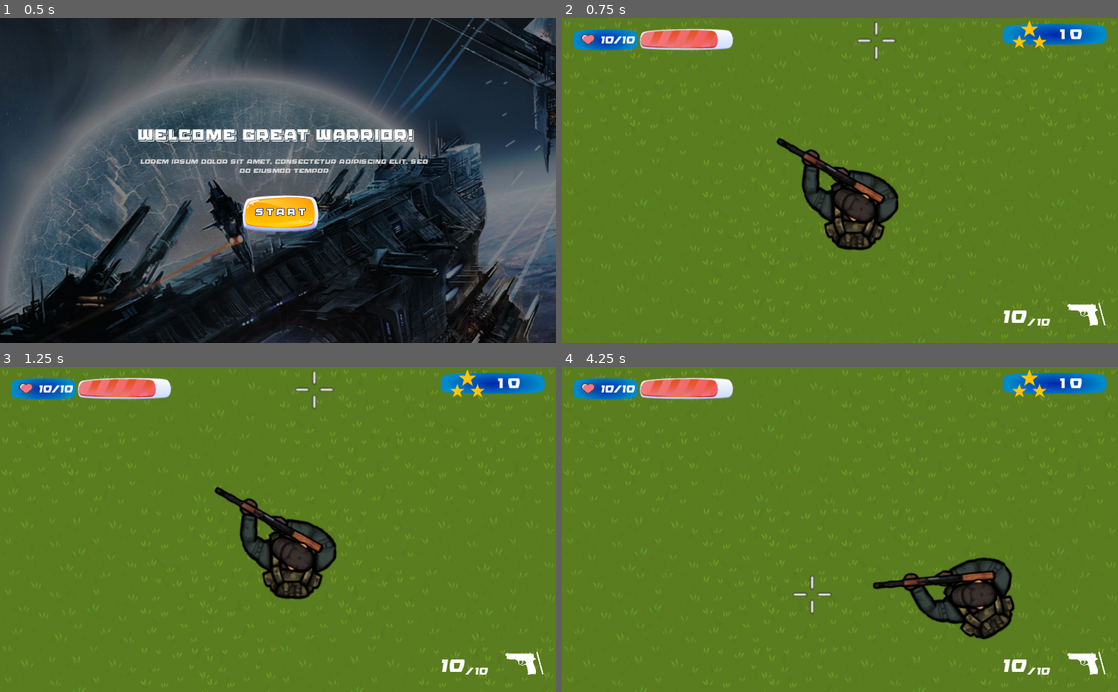
Above: before the commit, frames 1-4 (two rows, left to right).
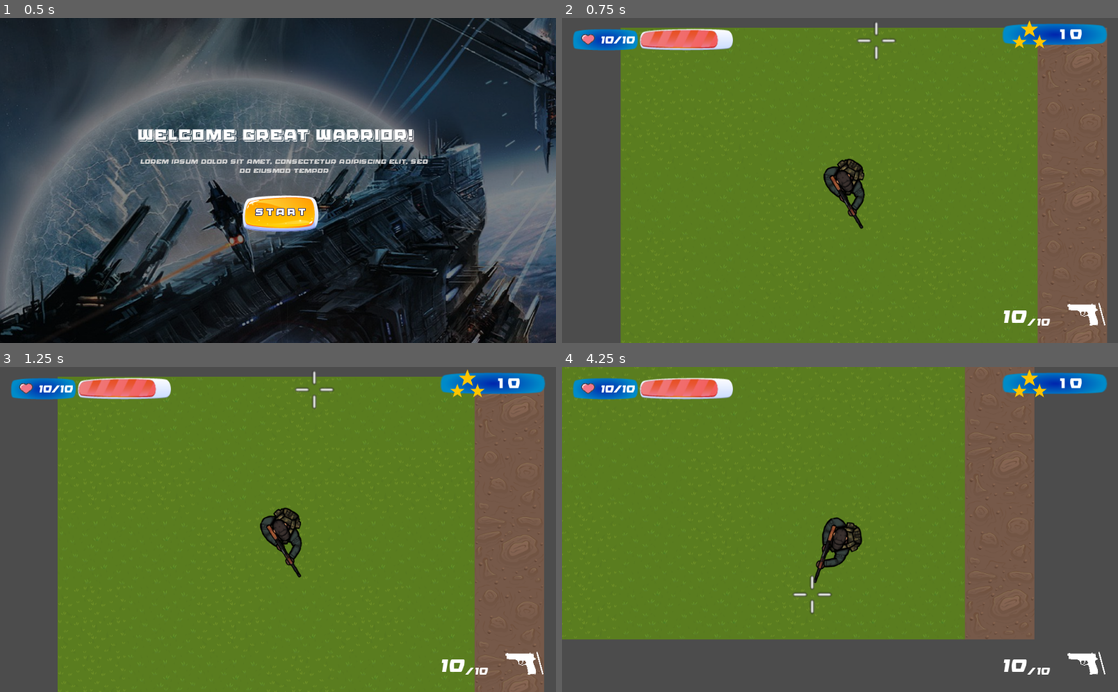
Above: after the commit, the same moments.

Repository: ekarus/godot_training
Game: Godot game, scene res://UI/MainMenu.tscn
Two runs of this game, one before a commit and one after it. Both use one fixed random seed, a clock stepped at 60 frames per second and the inputs below.
Inputs (mouse positions are in pixels of both pictures, inside the frame that each line leads up to):
- Up to frame 1 (0.5 s): no input
- Up to frame 2 (0.75 s): click "START" at 0.5 s
- Up to frame 3 (1.25 s): no input
- Up to frame 4 (4.25 s): tap Enter at 1.25 s; move the mouse to (962, 513) at 1.27 s; press the mouse at (962, 513) at 1.28 s; hold D (player_move_right) 1.28-2.03 s; move the mouse to (728, 545) at 2.02 s; release the mouse at (728, 545) at 2.03 s; hold S (player_move_down) 2.03-2.78 s; tap Mouse wheel up (player_weapon_switch_rifle) at 2.1 s; move the mouse to (895, 458) at 2.77 s; hold D (player_move_right) 2.78-3.53 s; hold Mouse wheel down (player_weapon_switch_shotgun) 2.78-3.53 s; move the mouse to (812, 594) at 3.52 s; hold W (player_move_up) from 3.53 s (still down); click (812, 594) at 3.6 s

Frame 1 is identical in both runs. In frame 2, 30% of the frame differs, in the area x 0-100%, y 0-100%; in frame 3, 30%; in frame 4, 41%.

Commit message:
Small improvments:
- Player Camera is working fine now
- Reload is working on R key

Diff:
--- a/Src/GGP/BaseWeapon.gd
+++ b/Src/GGP/BaseWeapon.gd
@@ -40,6 +40,13 @@
 
 	pass
 
+func _can_reload() -> bool:
+	if currentAmmo < MAG_AMMO:
+		return true
+	else:
+		return false
+	pass
+
 static func random_spread(value: float) -> float:
 	var half_spread := value / 2.0
 	return rand_range(-half_spread, half_spread)
--- a/Src/GGP/Player.gd
+++ b/Src/GGP/Player.gd
@@ -38,6 +38,7 @@
 		desiredDirection.y += 1
 
 	MovementDir = desiredDirection
+	TargetPoint =  get_global_mouse_position()
 
 	if Input.is_action_pressed("player_weapon_switch_rifle"):
 		_switch_weapon(WEAPON_TYPE.WEAPON_RIFLE)
@@ -47,6 +48,9 @@
 
 	if Input.is_action_pressed("player_shoot") && cooldown.is_stopped():
 		(activeWeapon as WeaponBase)._shoot()
+
+	if Input.is_action_pressed("player_weapon_reload") && activeWeapon._can_reload():
+		activeWeapon._reload()
 
 	pass
 
@@ -60,7 +64,3 @@
 	cooldown.wait_time = activeWeapon.DRAW_COOLDOWN
 	cooldown.start()
 	pass
-
-func _input(event):
-	if event is InputEventMouseMotion:
-		TargetPoint = event.position
--- a/actors/Player.tscn
+++ b/actors/Player.tscn
@@ -24,6 +24,7 @@
 [node name="Camera2D" type="Camera2D" parent="."]
 position = Vector2( -10.1229, -14.4175 )
 rotation = 1.5708
+current = true
 zoom = Vector2( 2, 2 )
 smoothing_enabled = true
 smoothing_speed = 7.0
--- a/project.godot
+++ b/project.godot
@@ -127,6 +127,11 @@
 , Object(InputEventKey,"resource_local_to_scene":false,"resource_name":"","device":0,"alt":false,"shift":false,"control":false,"meta":false,"command":false,"pressed":false,"scancode":50,"unicode":0,"echo":false,"script":null)
  ]
 }
+player_weapon_reload={
+"deadzone": 0.5,
+"events": [ Object(InputEventKey,"resource_local_to_scene":false,"resource_name":"","device":0,"alt":false,"shift":false,"control":false,"meta":false,"command":false,"pressed":false,"scancode":82,"unicode":0,"echo":false,"script":null)
+ ]
+}
 
 [rendering]
 
